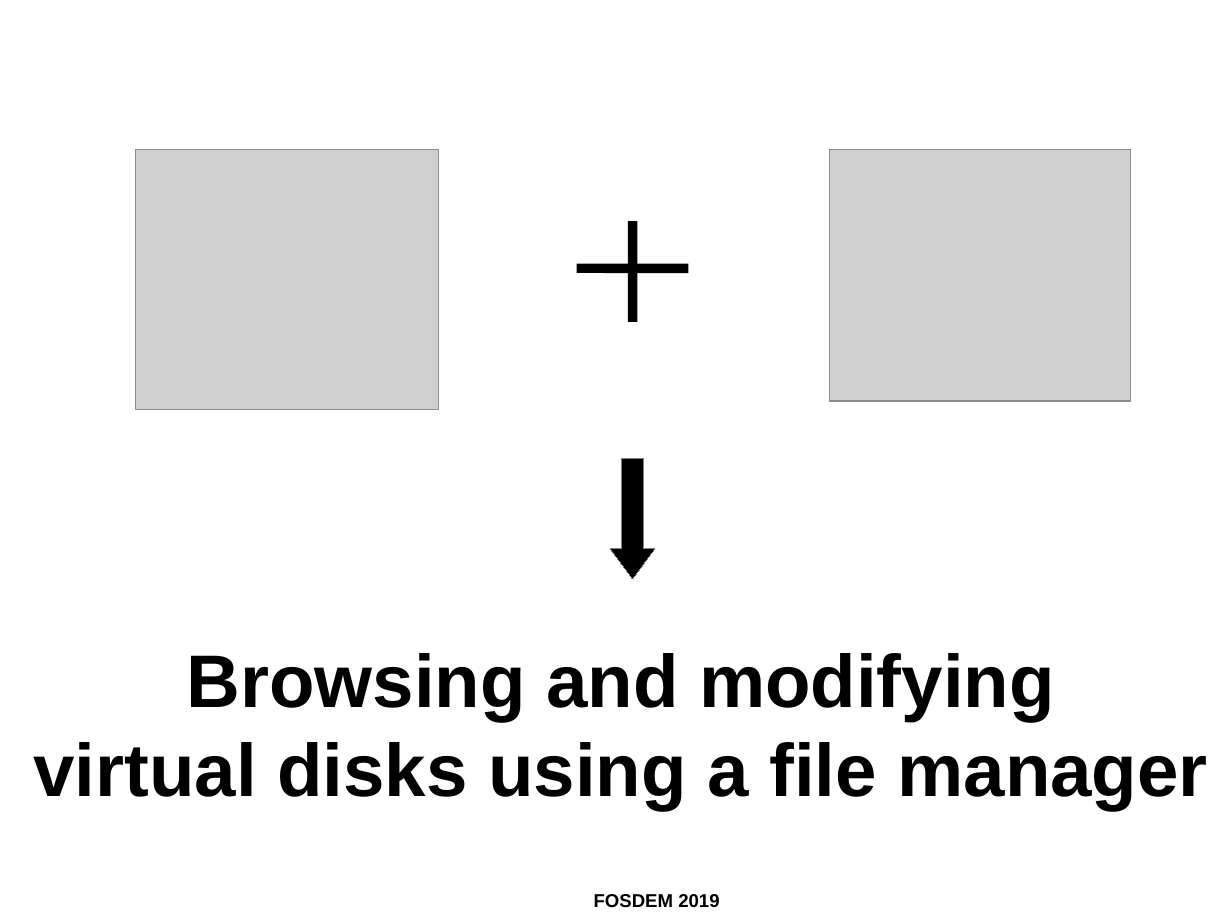
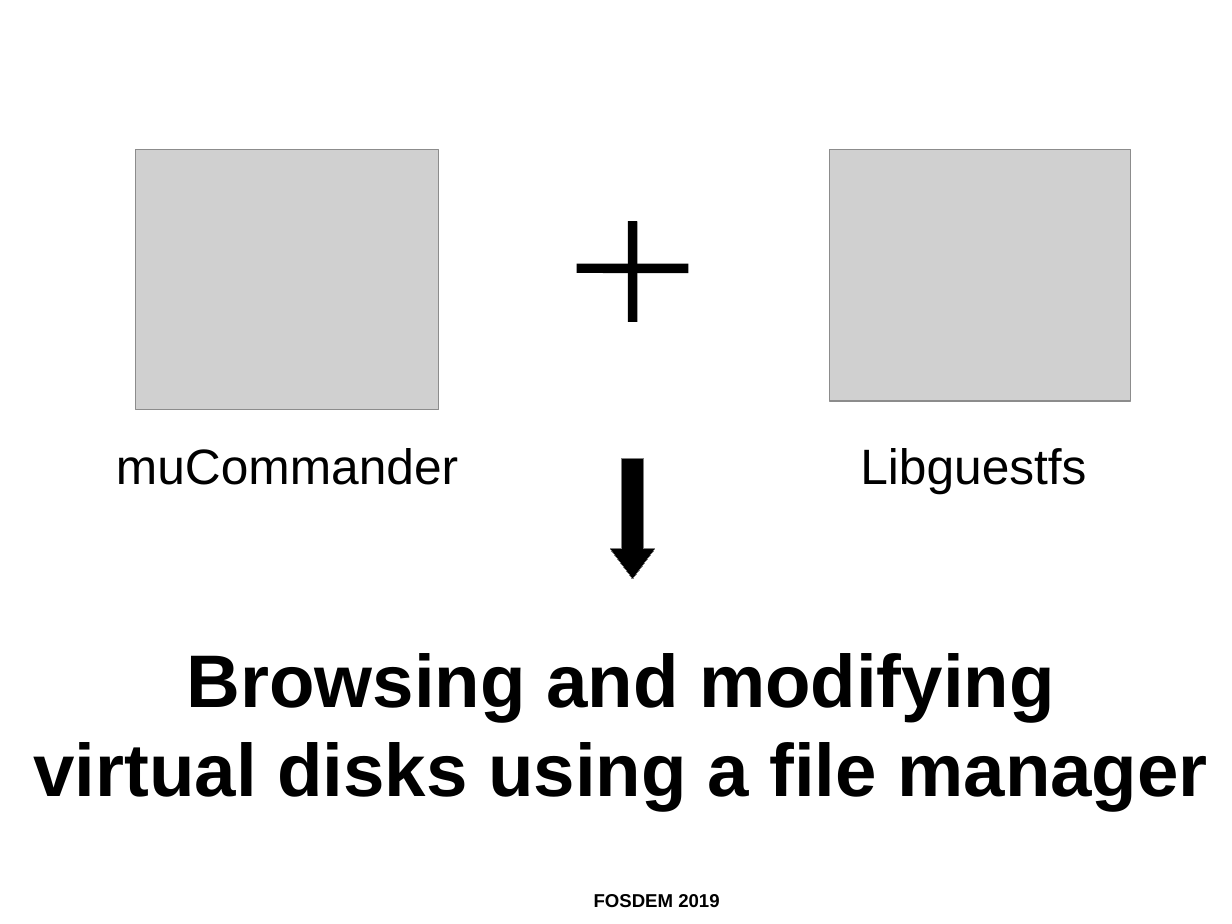
Before and after one commit to ahadas/ahadas.github.io, a slide deck: slide 10 of slides/toward_exploring_virtual_disks_using_a_file_manager.odp. Drawn at 1232x924 pixels with LibreOffice and Linux fonts; fonts in the diff are those of the drawing; grey boxes stand for pictures; background and template pictures are left out. Boxes give left, top, right and bottom in pixels: in the first picture for what was removed or moved away, otherwise in the second. Text is boxed around its words. In the diff, an @@ line names an element or a change of style, - is before the commit and + after.

Commit message:
fosdem presentation

```diff
--- a/slides/toward_exploring_virtual_disks_using_a_file_manager.odp
+++ b/slides/toward_exploring_virtual_disks_using_a_file_manager.odp
@@ text added at [116, 448, 458, 485], 32 pt, text #000000 @@
+muCommander
@@ text added at [860, 448, 1086, 494], 32 pt, text #000000 @@
+Libguestfs
```
